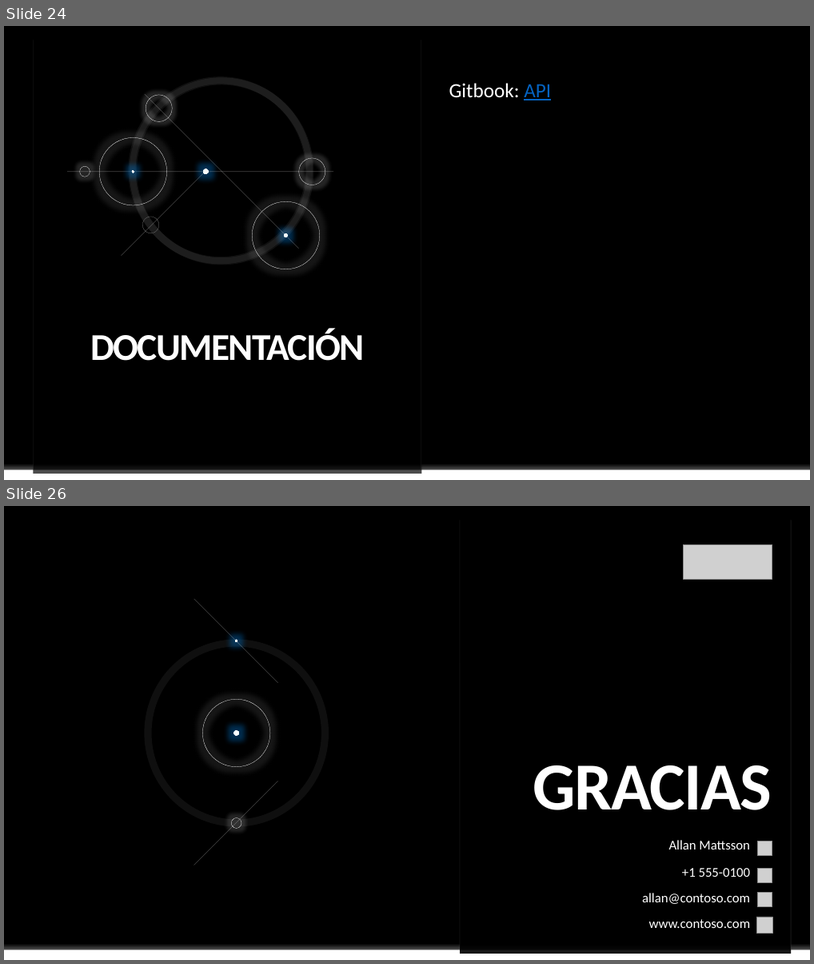
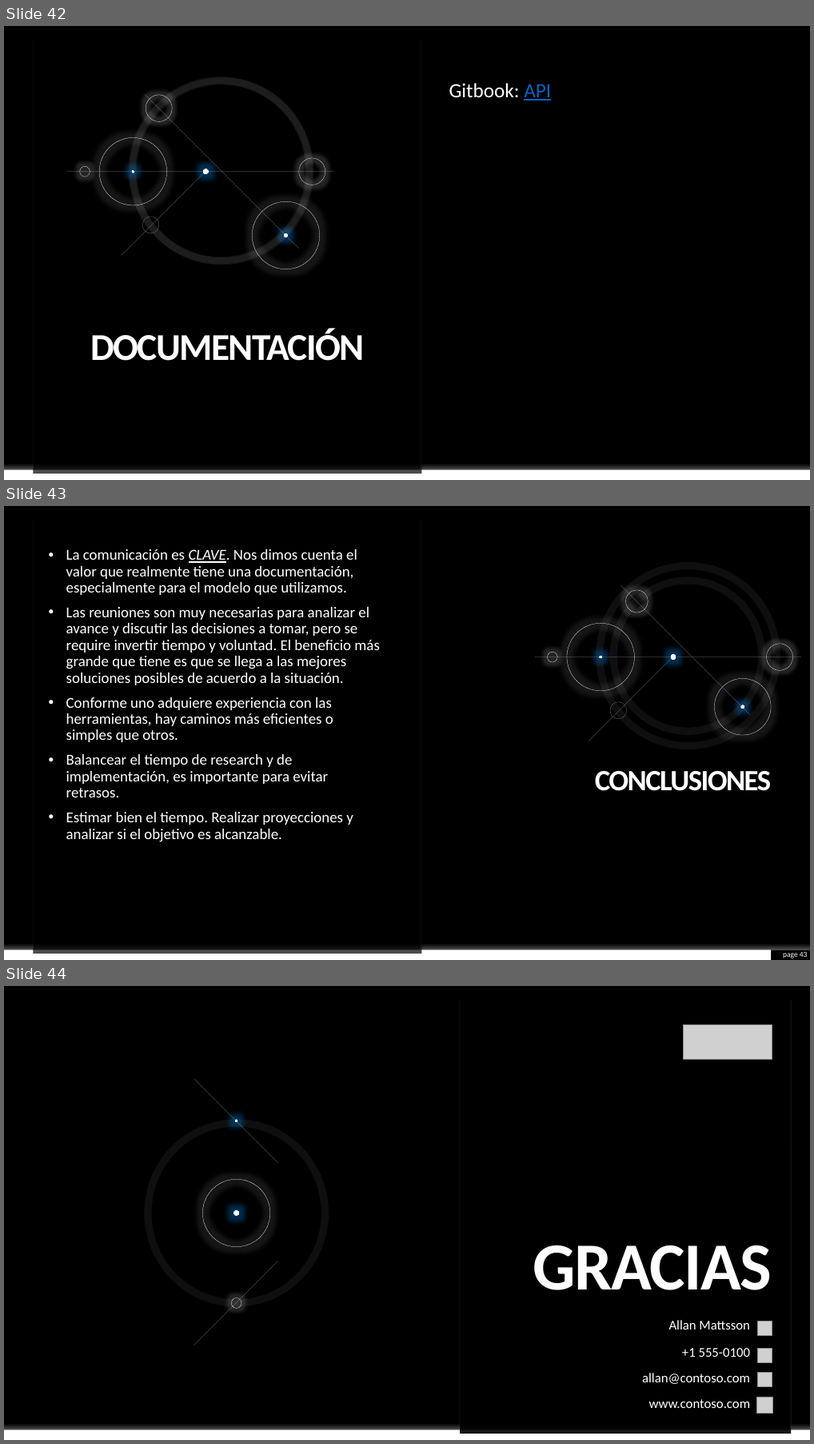
Before and after one commit to KevinHern/ingsoft, a slide deck: Docs/Presentacion_Final/final.pptx. Shown one above the other, each under a label of ours: slides 24 and 26 before the commit, slides 42, 43 and 44 after it; the slides between them are not shown. The pictures are 814x964 and 814x1444 pixels, drawn with LibreOffice and Linux fonts; fonts in the diff are those of the drawing; grey boxes stand for pictures; background and template pictures are left out. Boxes give left, top, right and bottom in pixels: in the first picture for what was removed or moved away, otherwise in the second. Text is boxed around its words. In the diff, an @@ line names an element or a change of style, - is before the commit and + after.

```diff
--- a/Docs/Presentacion_Final/final.pptx
+++ b/Docs/Presentacion_Final/final.pptx
@@ slide 43 added at [4, 506, 810, 960], background #000000; not listed: 4 template elements that a slide beside it also shows @@
@@ text added at [66, 549, 380, 842], 18 pt, text #FFFFFF @@
+• La comunicación es CLAVE. Nos dimos cuenta el valor que realmente tiene una documentación, especialmente para el modelo que utilizamos.
+• Las reuniones son muy necesarias para analizar el avance y discutir las decisiones a tomar, pero se require invertir tiempo y voluntad. El beneficio más grande que tiene es que se llega a las mejores soluciones posibles de acuerdo a la situación.
+• Conforme uno adquiere experiencia con las herramientas, hay caminos más eficientes o simples que otros.
+• Balancear el tiempo de research y de implementación, es importante para evitar retrasos.
+• Estimar bien el tiempo. Realizar proyecciones y analizar si el objetivo es alcanzable.
@@ group added at [614, 580, 772, 736]: 4 ellipses, 1 line @@
@@ group added at [535, 566, 802, 746]: 7 ellipses, 2 lines @@
@@ title added at [595, 771, 771, 791], 35 pt, text #FFFFFF, bold @@
+CONCLUSIONES
@@ rectangle added at [4, 949, 772, 960], fill #FFFFFF @@
@@ page number added at [783, 952, 808, 958], 9 pt, text #FFFFFF @@
+page 43
@@ what was slide 24 is now slide 42 @@
@@ what was slide 26 is now slide 44 @@
```
Also in this commit, not shown: 9 slides changed, 19 other slides added, 2 slides removed.
